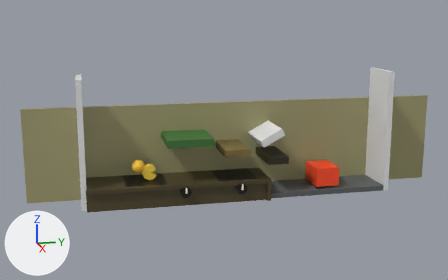
Before and after pictures for a commit that changed the Blender file scenes/Cheese.blend.
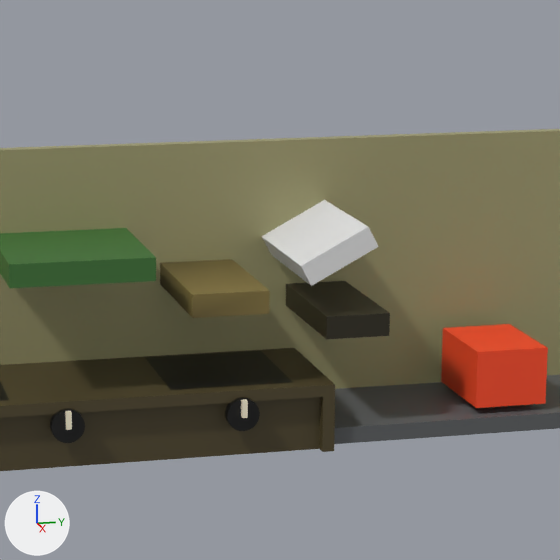
Old and new are each drawn whole from a 50 mm lens placed at (255.1, -66.9, 80.1), pointed at (-1.0, -8.6, 23.2) and again close up on the part from 37% to 77% of the width and 20% to 84% of the height. Every picture has the same lights, and +X, +Y and +Z are marked at lower left. Objects named as collision shapes, trigger or cutter boxes, shadow casters or lower levels of detail are left out.

In view in the first close-up: 'Checkpoint', 'Cold_Plate', 'CounterTop', 'Floor', 'Platform1', 'Platform2', 'Rat', 'SlantedPlatform', 'Switch', 'Switch2', 'Wall'.
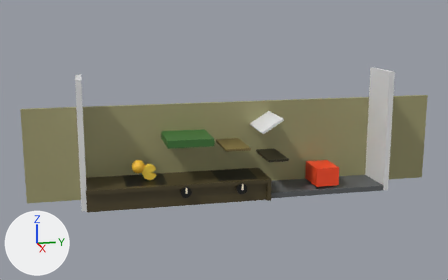
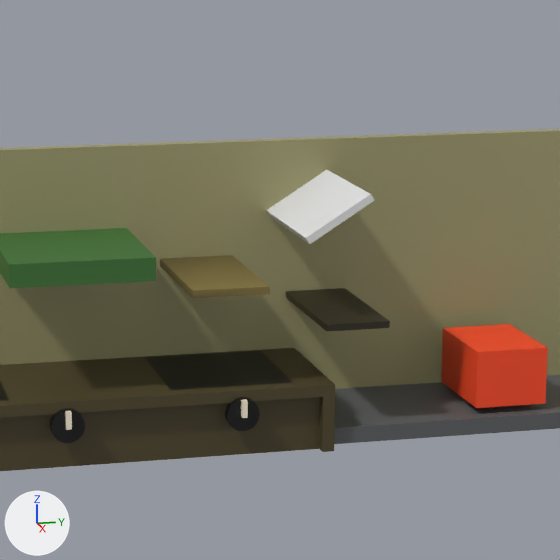
Patch to the scene script:
```diff
--- a/scenes/Cheese.blend.py
+++ b/scenes/Cheese.blend.py
@@ ob_platform1 @@
 ob_platform1.rotation_euler = (1.571, 0.0, 0.0)  # degrees (90, 0, 0)
-ob_platform1.scale = (10.3, 1.58, 4.45)
+ob_platform1.scale = (10.3, 0.478, 4.45)
@@ ob_platform2 @@
 ob_platform2 = bpy.data.objects.new('Platform2', me_platform2)
-ob_platform2.location = (0.7, -5.3, 19.8)
+ob_platform2.location = (0.9, -5.3, 21.4)
 ob_platform2.rotation_euler = (1.571, 0.0, 0.0)  # degrees (90, 0, 0)
-ob_platform2.scale = (10.3, 1.58, 5.27)
+ob_platform2.scale = (10.3, 0.525, 5.27)
@@ ob_slantedplatform @@
 ob_slantedplatform = bpy.data.objects.new('SlantedPlatform', me_slantedplatform)
-ob_slantedplatform.location = (0.7, 9.7, 25.6)
-ob_slantedplatform.rotation_euler = (2.059, 0.0, 0.0)  # degrees (118, 0, 0)
-ob_slantedplatform.scale = (10.3, 1.58, 5.27)
+ob_slantedplatform.location = (0.5, 9.7, 30.6)
+ob_slantedplatform.rotation_euler = (0.559, 0.0, 0.0)  # degrees (32, 0, 0)
+ob_slantedplatform.scale = (10.3, 5.27, 0.525)
```

What differs and where, as boxes (x1, y1, x2, y2) in the close-ups (560 x 560 px):
'SlantedPlatform', moved, turned, rescaled
    before: (262, 200, 379, 286)
    after: (266, 170, 374, 244)
'Platform2', moved, rescaled (27% shorter)
    before: (160, 259, 270, 318)
    after: (160, 255, 270, 298)
'Platform1', rescaled (25% shorter)
    before: (286, 281, 390, 339)
    after: (286, 288, 390, 331)
